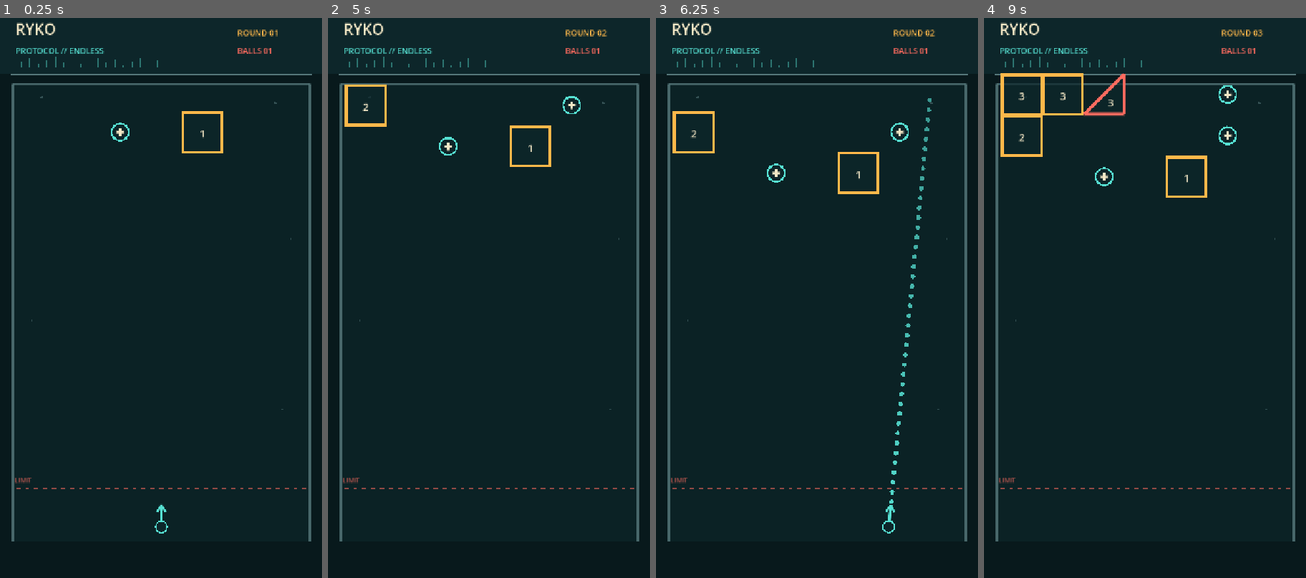
Above: before the commit, frames 1-4 (left to right).
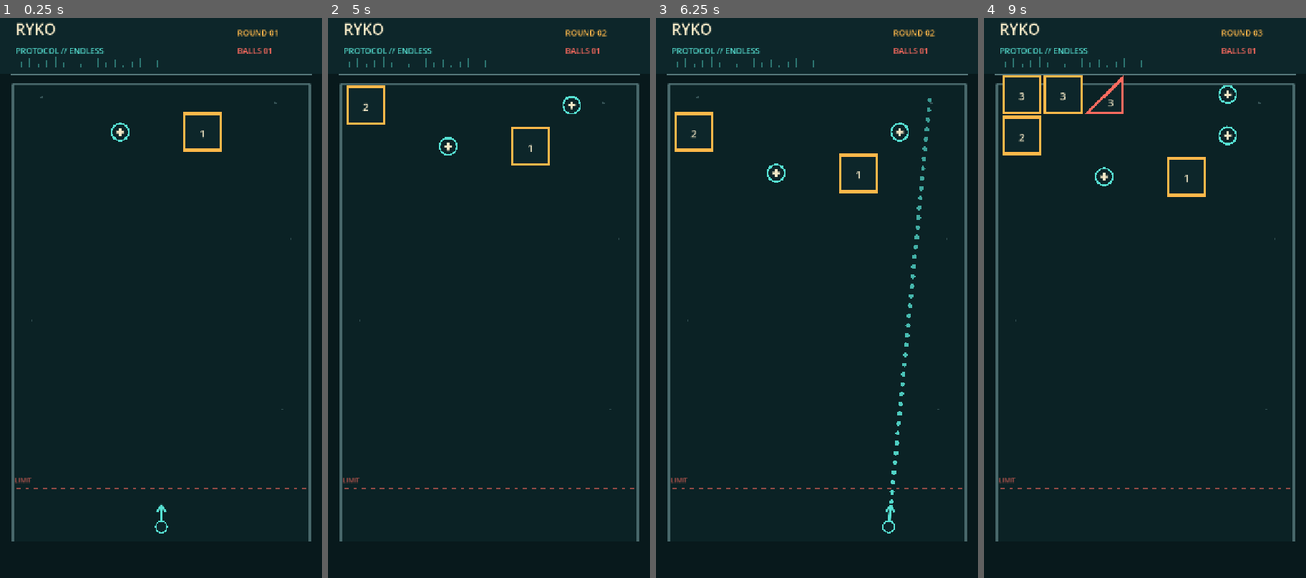
Above: after the commit, the same moments.

Repository: dfagaras/ryko-game
Game: Godot game, scene res://scenes/main.tscn
Same seed, same stepped clock (60 frames per second), same inputs: the game is played once before the commit and once after it.
Inputs (mouse positions are in pixels of both pictures, inside the frame that each line leads up to):
- Up to frame 1 (0.25 s): no input
- Up to frame 2 (5 s): tap Enter at 0.5, 3.5 s; move the mouse to (559, 264) at 0.52 s; click (559, 264) at 0.67 s; tap Space at 1.25 s; drag from (424, 320) to (472, 404) at 1.27 s; move the mouse to (521, 163) at 2.02 s; click (521, 163) at 2.17 s; drag from (472, 404) to (392, 208) at 2.77 s; move the mouse to (585, 376) at 3.52 s; click (585, 376) at 3.67 s; drag from (392, 208) to (440, 146) at 4.27 s
- Up to frame 3 (6.25 s): move the mouse to (833, 292) at 5.02 s; click (833, 292) at 5.17 s; tap Space at 5.75 s; drag from (768, 146) to (752, 320) at 5.77 s
- Up to frame 4 (9 s): move the mouse to (1215, 264) at 6.52 s; click (1215, 264) at 6.67 s; tap Enter at 7.25 s; drag from (1080, 320) to (1128, 404) at 7.27 s; tap Space at 8 s; move the mouse to (1177, 163) at 8.02 s; click (1177, 163) at 8.17 s; drag from (1128, 404) to (1048, 208) at 8.77 s

The runs differ from the first frame. In frame 1, 0.2% of the frame differs, in the area x 56-70%, y 16-25%; in frame 2, 0.4%; in frame 3, 0.5%; in frame 4, 1.1%, in the area x 5-70%, y 9-33%.

Commit message:
Render sharp block outlines within cell bounds

Diff:
--- a/scripts/main.gd
+++ b/scripts/main.gd
@@ -240,18 +240,45 @@
 
 func _triangle_local_points(orientation: String) -> PackedVector2Array:
 	# Keep the same top and bottom alignment as squares, while retaining the
-	# slightly narrower optical width that makes triangles feel equally sized.
+	# exact same outer bounds. The visible tip is part of these bounds.
 	var half_width := TRIANGLE_WIDTH * 0.5
 	var half_height := TRIANGLE_HEIGHT * 0.5
-	match orientation:
-		"top_right":
-			return PackedVector2Array([Vector2(-half_width, -half_height), Vector2(half_width, -half_height), Vector2(half_width, half_height)])
-		"bottom_left":
-			return PackedVector2Array([Vector2(-half_width, -half_height), Vector2(-half_width, half_height), Vector2(half_width, half_height)])
-		"bottom_right":
-			return PackedVector2Array([Vector2(half_width, -half_height), Vector2(-half_width, half_height), Vector2(half_width, half_height)])
-		_:
-			return PackedVector2Array([Vector2(-half_width, -half_height), Vector2(half_width, -half_height), Vector2(-half_width, half_height)])
+	var base_points := PackedVector2Array([
+		Vector2(-half_width, -half_height),
+		Vector2(half_width, -half_height),
+		Vector2(-half_width, half_height)
+	])
+	return _orient_triangle_points(base_points, orientation)
+
+
+func _triangle_inner_local_points(orientation: String) -> PackedVector2Array:
+	# Build a mathematically inset right triangle. Drawing a smaller dark
+	# triangle over the solid outer triangle keeps the six-pixel border fully
+	# inside the cell and preserves a sharp outer tip without miter overflow.
+	var half_width := TRIANGLE_WIDTH * 0.5
+	var half_height := TRIANGLE_HEIGHT * 0.5
+	var inset := BLOCK_OUTLINE_WIDTH
+	var acute_inset := inset * (1.0 + sqrt(2.0))
+	var base_points := PackedVector2Array([
+		Vector2(-half_width + inset, -half_height + inset),
+		Vector2(half_width - acute_inset, -half_height + inset),
+		Vector2(-half_width + inset, half_height - acute_inset)
+	])
+	return _orient_triangle_points(base_points, orientation)
+
+
+func _orient_triangle_points(points: PackedVector2Array, orientation: String) -> PackedVector2Array:
+	var flip_x := orientation == "top_right" or orientation == "bottom_right"
+	var flip_y := orientation == "bottom_left" or orientation == "bottom_right"
+	var result := PackedVector2Array()
+	for point in points:
+		var oriented_point := point
+		if flip_x:
+			oriented_point.x = -oriented_point.x
+		if flip_y:
+			oriented_point.y = -oriented_point.y
+		result.append(oriented_point)
+	return result
 
 
 func _unhandled_input(event: InputEvent) -> void:
@@ -630,8 +657,10 @@
 		var hp := str(item["hp"])
 		if item["shape"] == "square":
 			var rect := Rect2(center - Vector2(CELL, CELL) * 0.5, Vector2(CELL, CELL))
-			draw_rect(rect, Color(PANEL, 0.72), true)
-			draw_rect(rect, AMBER, false, BLOCK_OUTLINE_WIDTH)
+			# Draw the border as an outer solid shape plus an inset fill. Unlike a
+			# centered stroke, this can never overlap a neighbouring cell.
+			draw_rect(rect, AMBER, true)
+			draw_rect(rect.grow(-BLOCK_OUTLINE_WIDTH), PANEL, true)
 		else:
 			var local_points := _triangle_local_points(String(item["orientation"]))
 			var points := PackedVector2Array()
@@ -641,12 +670,12 @@
 				centroid += point
 			centroid /= float(local_points.size())
 			label_center = center + centroid
-			draw_colored_polygon(points, Color(PANEL, 0.72))
-			# Draw each edge independently. A closed polyline creates a long miter
-			# spike at the triangle's acute corner, making it look outside its row.
-			draw_line(points[0], points[1], CORAL, BLOCK_OUTLINE_WIDTH, true)
-			draw_line(points[1], points[2], CORAL, BLOCK_OUTLINE_WIDTH, true)
-			draw_line(points[2], points[0], CORAL, BLOCK_OUTLINE_WIDTH, true)
+			var inner_local_points := _triangle_inner_local_points(String(item["orientation"]))
+			var inner_points := PackedVector2Array()
+			for point in inner_local_points:
+				inner_points.append(center + point)
+			draw_colored_polygon(points, CORAL)
+			draw_colored_polygon(inner_points, PANEL)
 		_draw_centered_label(hp, label_center, 24, CREAM)
 
 
